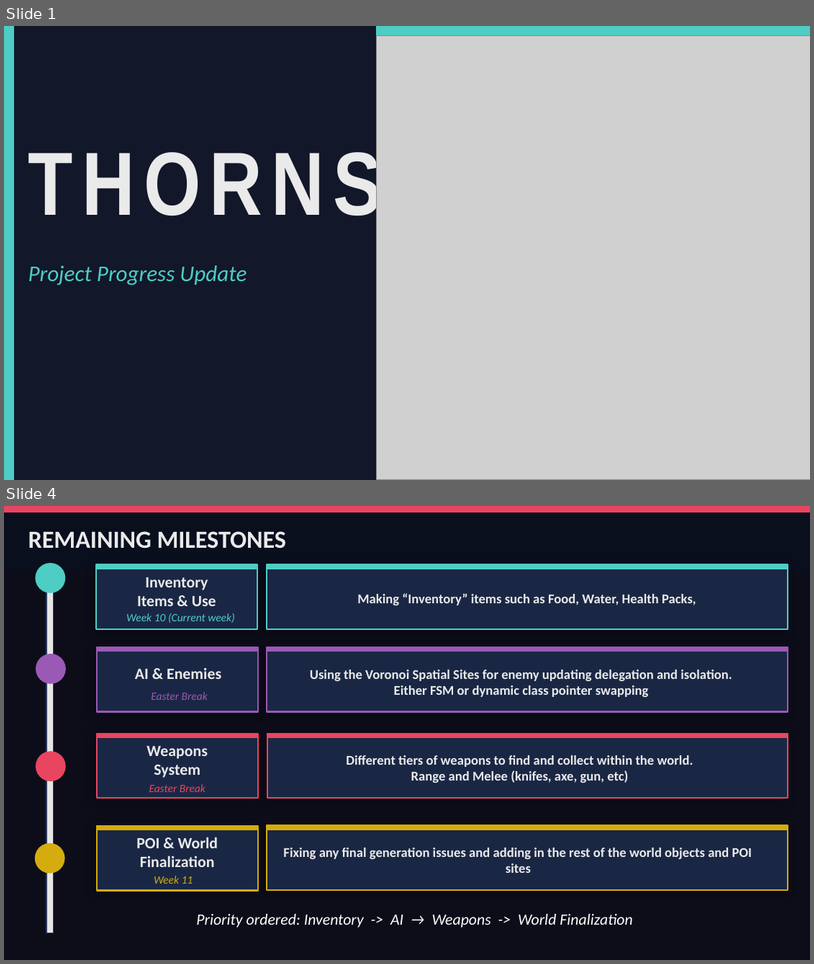
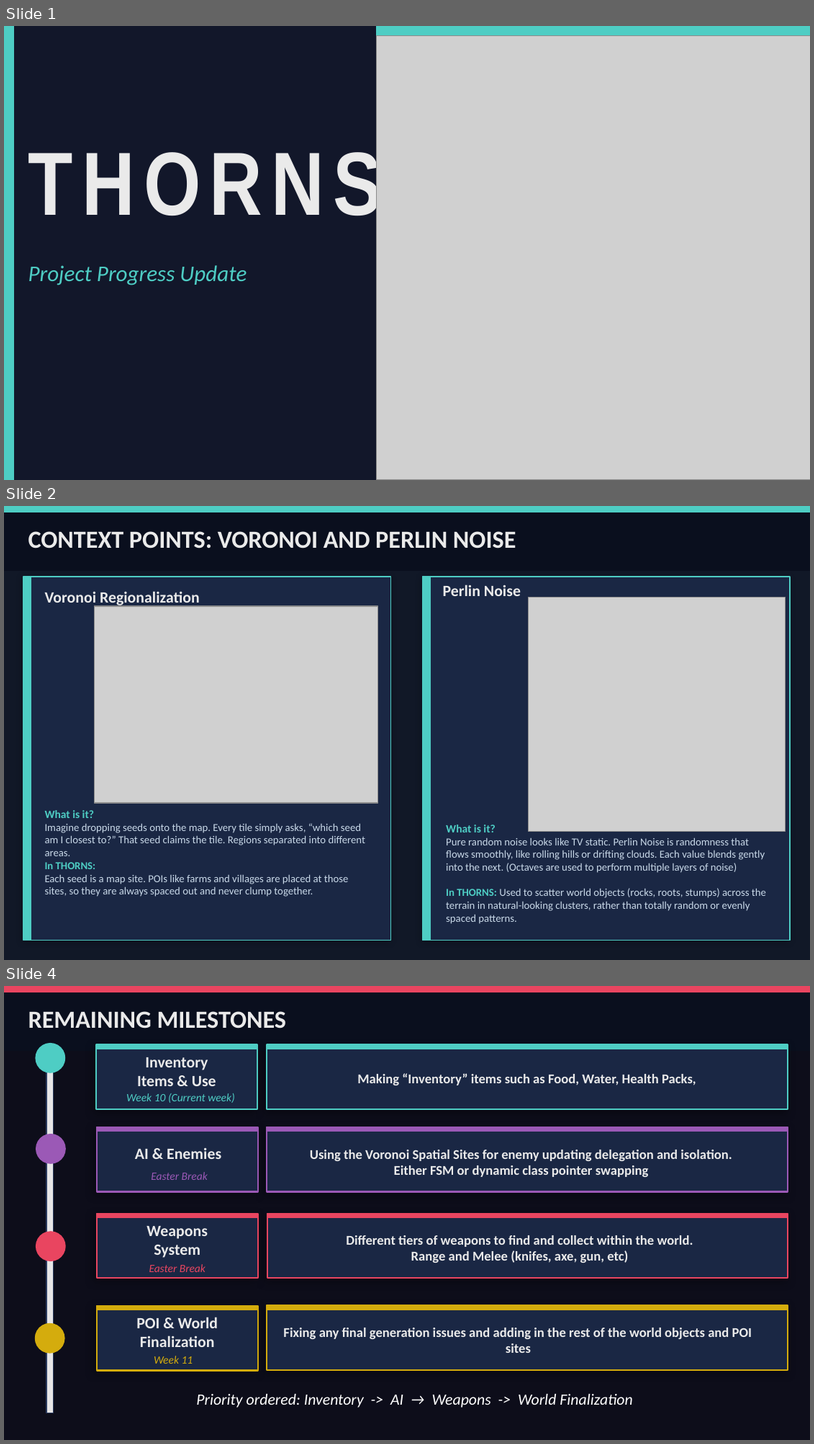
Before and after one commit to Edward-Norton/4th-Year-Thorns, a slide deck: Documentation/Presentations/Presentation-2.pptx. Shown one above the other, each under a label of ours: slides 1 and 4 before the commit, slides 1, 2 and 4 after it; the slides between them are not shown. The pictures are 814x964 and 814x1444 pixels, drawn with LibreOffice and Linux fonts; fonts in the diff are those of the drawing; grey boxes stand for pictures. Boxes give left, top, right and bottom in pixels: in the first picture for what was removed or moved away, otherwise in the second. Text is boxed around its words. In the diff, an @@ line names an element or a change of style, - is before the commit and + after.

```diff
--- a/Documentation/Presentations/Presentation-2.pptx
+++ b/Documentation/Presentations/Presentation-2.pptx
@@ slide 2 added at (4,506,810,960), background #111827 @@
@@ rectangle added at (4,506,810,571), fill #0A0F1E, outline #0A0F1E 1 pt @@
@@ rectangle added at (4,506,810,512), fill #4ECDC4, outline #4ECDC4 1 pt @@
@@ text added at (28,531,516,548), 22 pt, text #EAEAEA, bold @@
+CONTEXT POINTS: VORONOI AND PERLIN NOISE
@@ rectangle added at (23,576,31,940), fill #4ECDC4, outline #4ECDC4 1 pt @@
@@ rectangle added at (24,576,391,940), fill #1A2744, outline #4ECDC4 1 pt @@
@@ text added at (45,591,200,608), 14 pt, text #EAEAEA, bold @@
+Voronoi Regionalization
@@ rectangle added at (422,576,430,940), fill #4ECDC4, outline #4ECDC4 1 pt @@
@@ rectangle added at (423,576,790,940), fill #1A2744, outline #4ECDC4 1 pt @@
@@ text added at (443,584,521,596), 14 pt, text #EAEAEA, bold @@
+Perlin Noise
@@ picture added at (94,606,378,803) @@
@@ picture added at (528,597,785,831) @@
@@ text added at (45,810,365,896), 9.5 pt, text #C8D8E8 @@
+What is it?
+Imagine dropping seeds onto the map. Every tile simply asks, “which seed am I closest to?” That seed claims the tile. Regions separated into different areas.
+In THORNS:
+Each seed is a map site. POIs like farms and villages are placed at those sites, so they are always spaced out and never clump together.
@@ text added at (446,824,766,924), 9.5 pt, text #C8D8E8 @@
+What is it?
+Pure random noise looks like TV static. Perlin Noise is randomness that flows smoothly, like rolling hills or drifting clouds. Each value blends gently into the next. (Octaves are used to perform multiple layers of noise)
+In THORNS: Used to scatter world objects (rocks, roots, stumps) across the terrain in natural-looking clusters, rather than totally random or evenly spaced patterns.
```
Also in this commit, not shown: 4 slides changed, 1 slide removed.
